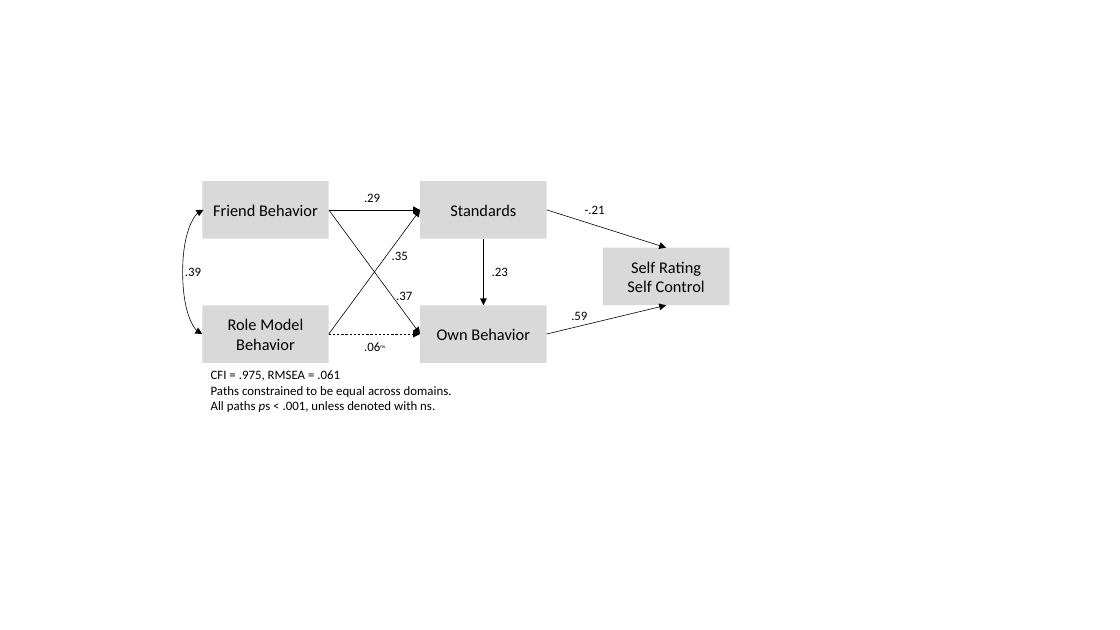
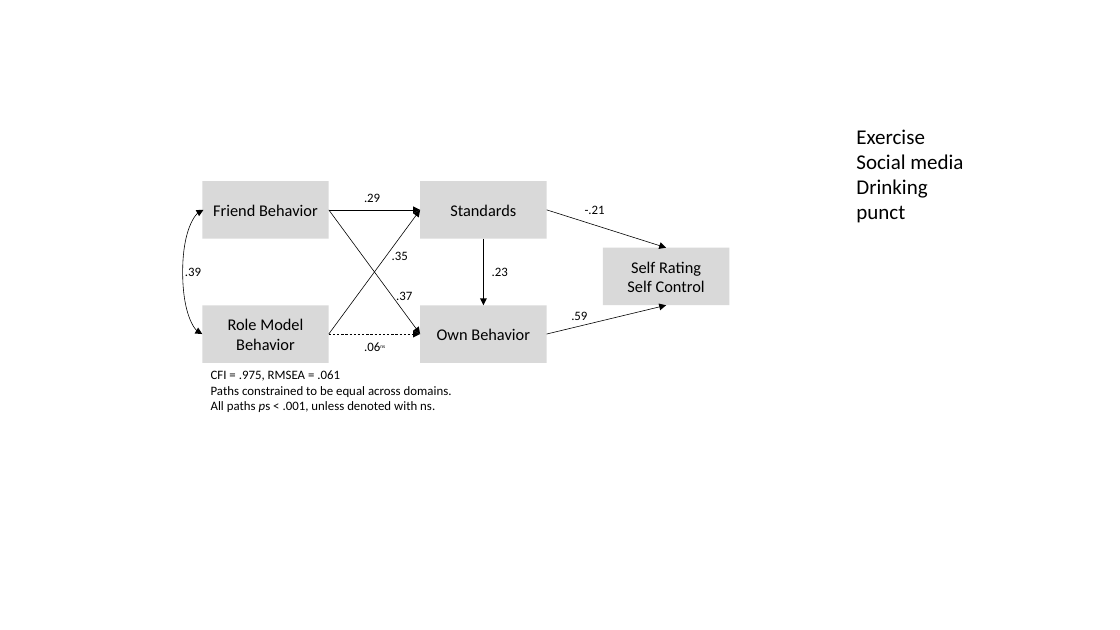
Before and after one commit to lirabenjamin/rolemodels, a slide deck: slide 1 of s2/p3/paths.pptx. Drawn at 1120x630 pixels with LibreOffice and Linux fonts; fonts in the diff are those of the drawing. Boxes give left, top, right and bottom in pixels: in the first picture for what was removed or moved away, otherwise in the second. Text is boxed around its words. In the diff, an @@ line names an element or a change of style, - is before the commit and + after.

```diff
--- a/s2/p3/paths.pptx
+++ b/s2/p3/paths.pptx
@@ text added at [856,129,963,223], 18 pt, text #000000 @@
+Exercise
+Social media
+Drinking
+punct
```
Also in this commit, not shown: 1 slide added, 23 other files.
